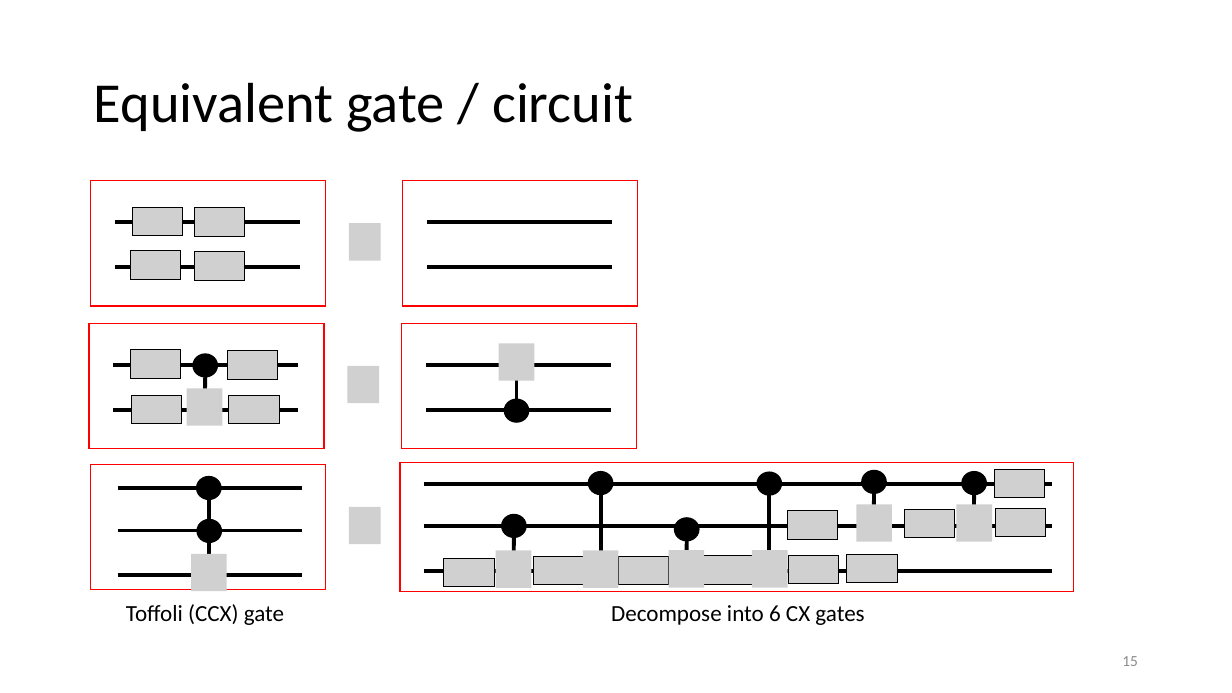
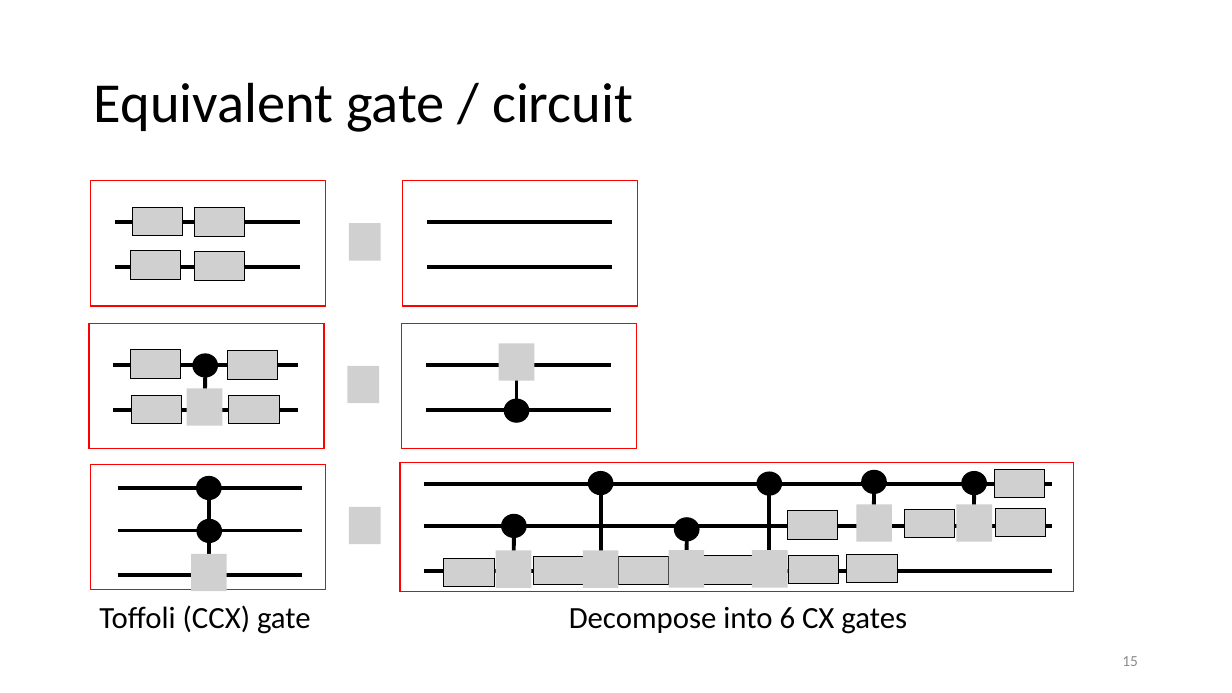
Before and after one commit to vutuanhai237/CourseMaterialsUIT, a slide deck: slide 15 of SExxx-Programming for quantum computer/UPTschool/Qubit and Circuit.pptx. Drawn at 1232x693 pixels with LibreOffice and Linux fonts; fonts in the diff are those of the drawing; grey boxes stand for pictures. Boxes give left, top, right and bottom in pixels: in the first picture for what was removed or moved away, otherwise in the second. Text is boxed around its words. In the diff, an @@ line names an element or a change of style, - is before the commit and + after.

```diff
--- a/SExxx-Programming for quantum computer/UPTschool/Qubit and Circuit.pptx
+++ b/SExxx-Programming for quantum computer/UPTschool/Qubit and Circuit.pptx
@@ text "Toffoli (CCX) gate" at bbox=[99, 605, 311, 634]: size 18 to 24 pt @@
@@ text "Decompose into 6 CX gates" at bbox=[569, 607, 907, 634]: size 18 to 24 pt @@
```
Also in this commit, not shown: 9 other slides changed, 26 other files.
